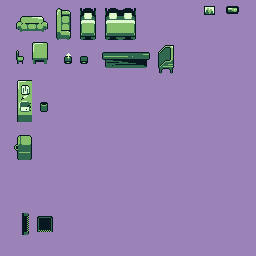
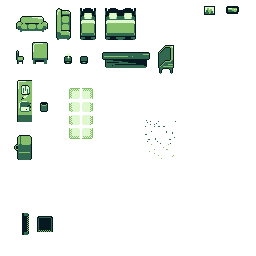
Revision of a layered 256px x 256px image; what changed, layer by layer:
added layer "Layer 5" above "Layer 4" over [69, 88, 176, 159]
hid "Background" over [0, 0, 256, 256]
